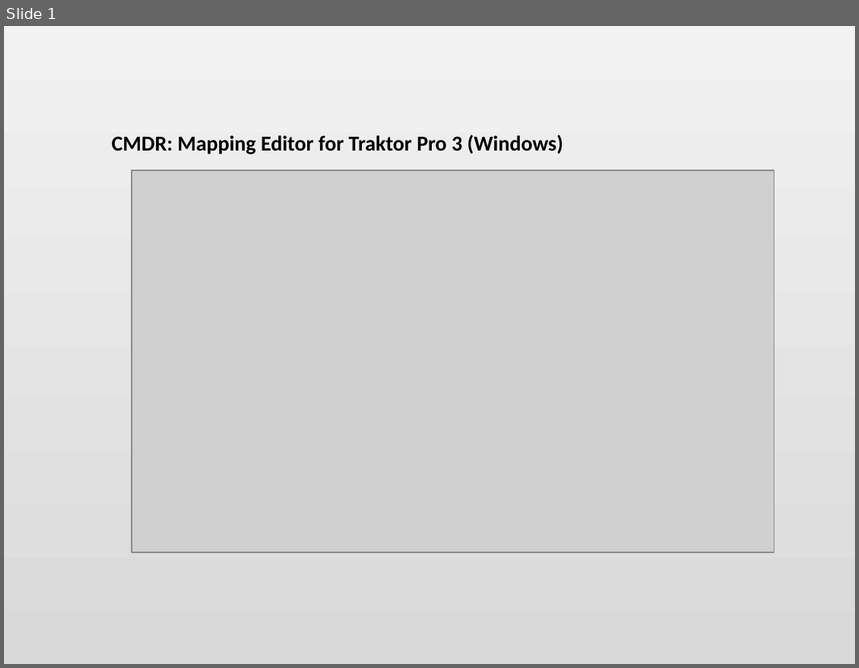
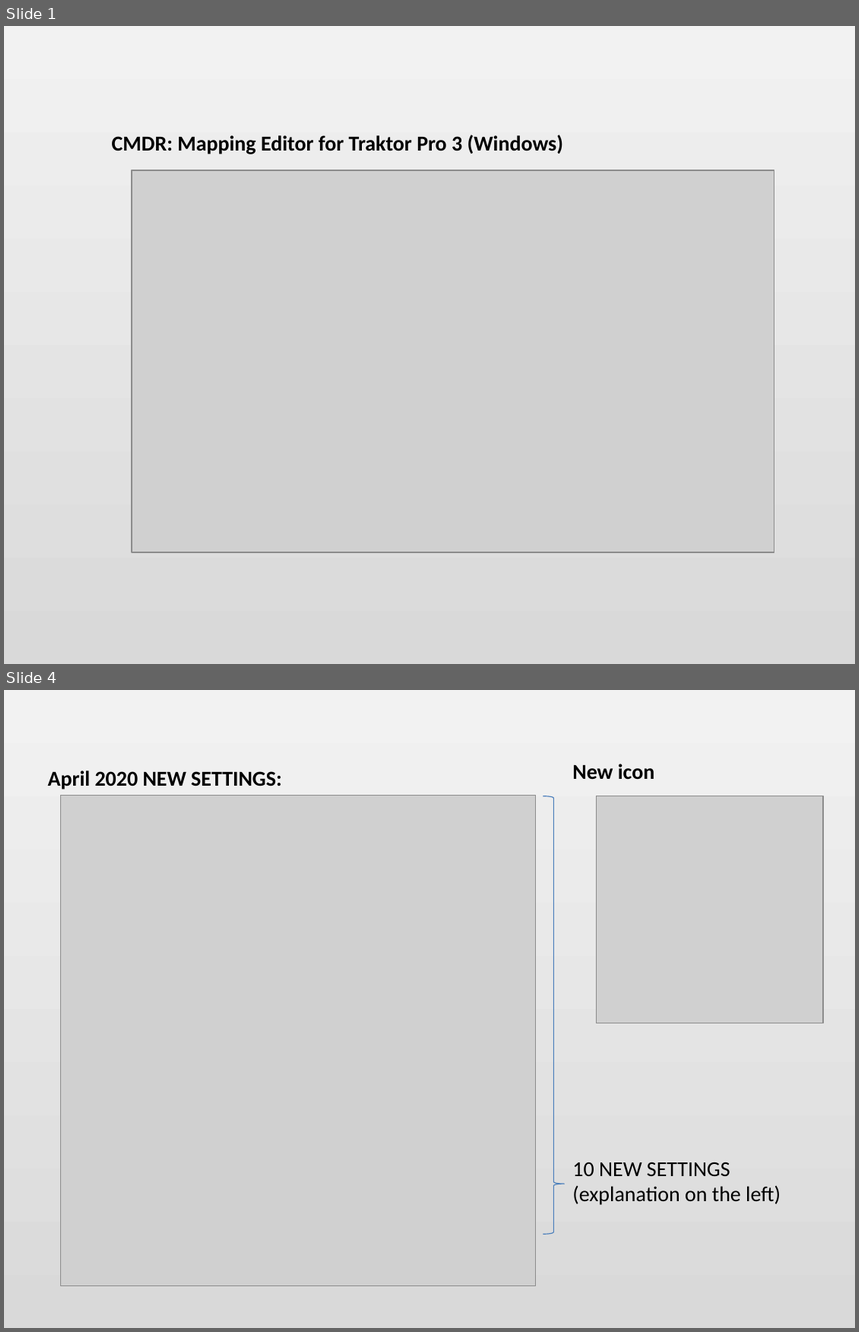
Before and after one commit to TakTraum/cmdr, a slide deck: docs/pics/src/cmdr slides.pptx. Shown one above the other, each under a label of ours: slide 1 before the commit, slides 1 and 4 after it; the slides between them are not shown. The pictures are 859x668 and 859x1332 pixels, drawn with LibreOffice and Linux fonts; fonts in the diff are those of the drawing; grey boxes stand for pictures. Boxes give left, top, right and bottom in pixels: in the first picture for what was removed or moved away, otherwise in the second. Text is boxed around its words. In the diff, an @@ line names an element or a change of style, - is before the commit and + after.

```diff
--- a/docs/pics/src/cmdr slides.pptx
+++ b/docs/pics/src/cmdr slides.pptx
@@ slide 4 added at <box>4,690,855,1328</box>, background gradient #F2F2F2 to #D9D9D9 @@
@@ text added at <box>48,771,282,790</box>, 18 pt, text #000000, bold @@
+April 2020 NEW SETTINGS:
@@ text added at <box>572,764,655,780</box>, 18 pt, text #000000, bold @@
+New icon
@@ picture added at <box>61,796,536,1287</box> @@
@@ right brace added at <box>543,796,564,1235</box>, outline #4B7EBC 0.75 pt @@
@@ picture added at <box>597,796,824,1024</box> @@
@@ text added at <box>572,1163,781,1205</box>, 18 pt, text #000000 @@
+10 NEW SETTINGS
+(explanation on the left)
```
Also in this commit, not shown: 2 slides changed, 3 other slides added, 4 slides removed, 9 other files.
